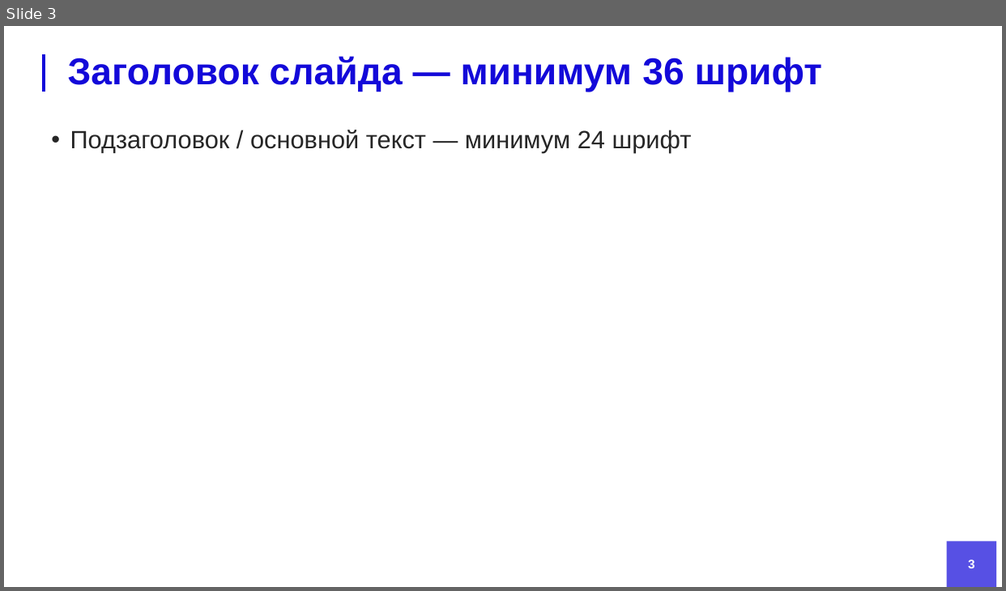
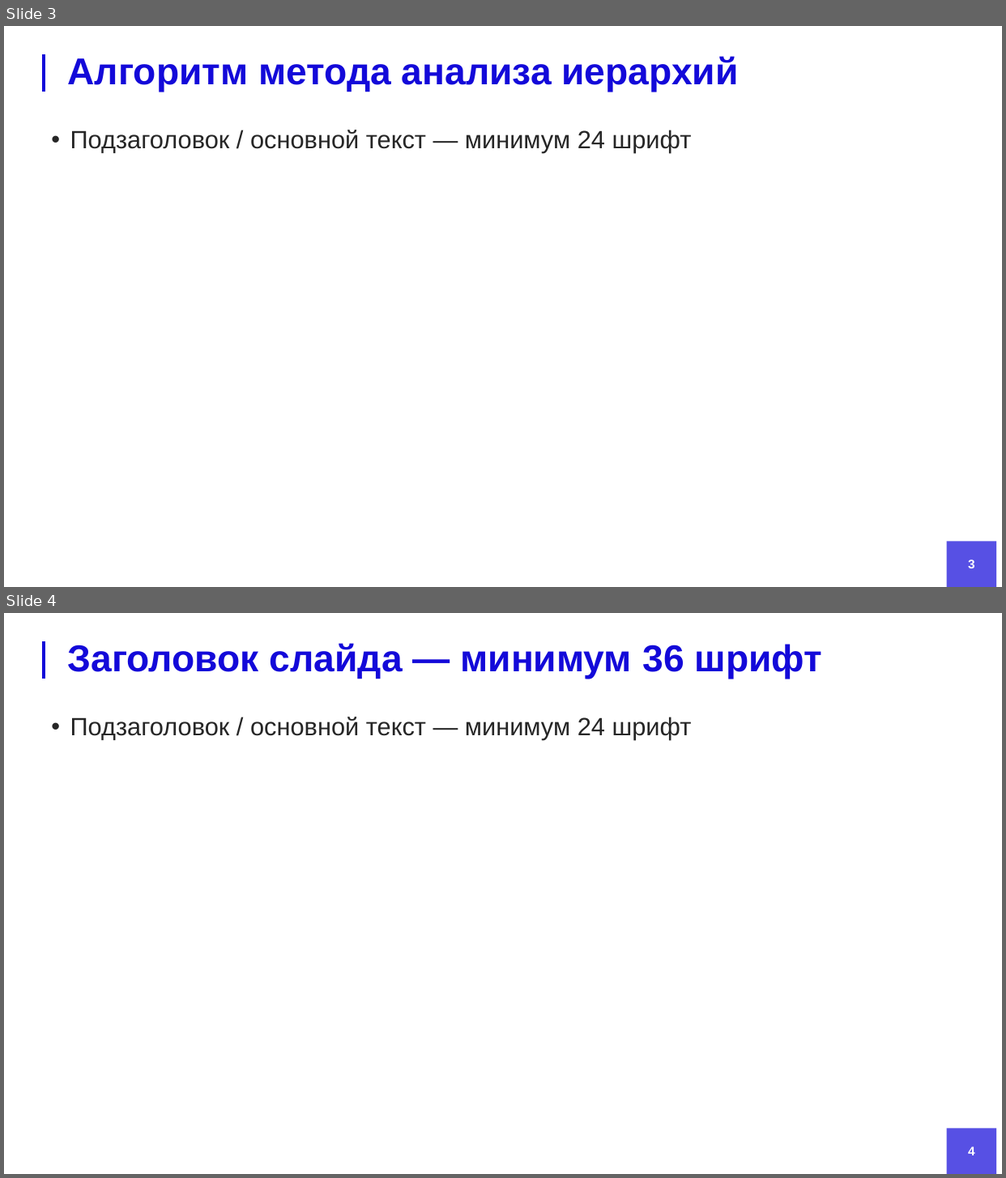
Before and after one commit to DefautName/MagWork, a slide deck: doc/PrezMag.pptx. Shown one above the other, each under a label of ours: slide 3 before the commit, slides 3 and 4 after it. The pictures are 1006x591 and 1006x1178 pixels, drawn with LibreOffice and Linux fonts; fonts in the diff are those of the drawing; background and template pictures are left out. Boxes give left, top, right and bottom in pixels: in the first picture for what was removed or moved away, otherwise in the second. Text is boxed around its words. In the diff, an @@ line names an element or a change of style, - is before the commit and + after.

```diff
--- a/doc/PrezMag.pptx
+++ b/doc/PrezMag.pptx
@@ slide 3 added at <box>4,26,1002,587</box>, background #FFFFFF; not listed: 2 template elements that a slide beside it also shows @@
@@ title added at <box>68,56,739,92</box>, 36 pt, text #1309D9, bold @@
+Алгоритм метода анализа иерархий
@@ text added at <box>70,130,692,153</box>, 24 pt, text #262626 @@
+• Подзаголовок / основной текст — минимум 24 шрифт
@@ page number added at <box>968,560,975,569</box>, 12 pt, text #FFFFFF, bold @@
+3
@@ what was slide 3 is now slide 4 @@
@@ page number at <box>968,1147,975,1156</box>: text changed @@
-3
+4
```
Also in this commit, not shown: 4 slides changed, 4 other slides added, 3 slides removed, 2 other files.
